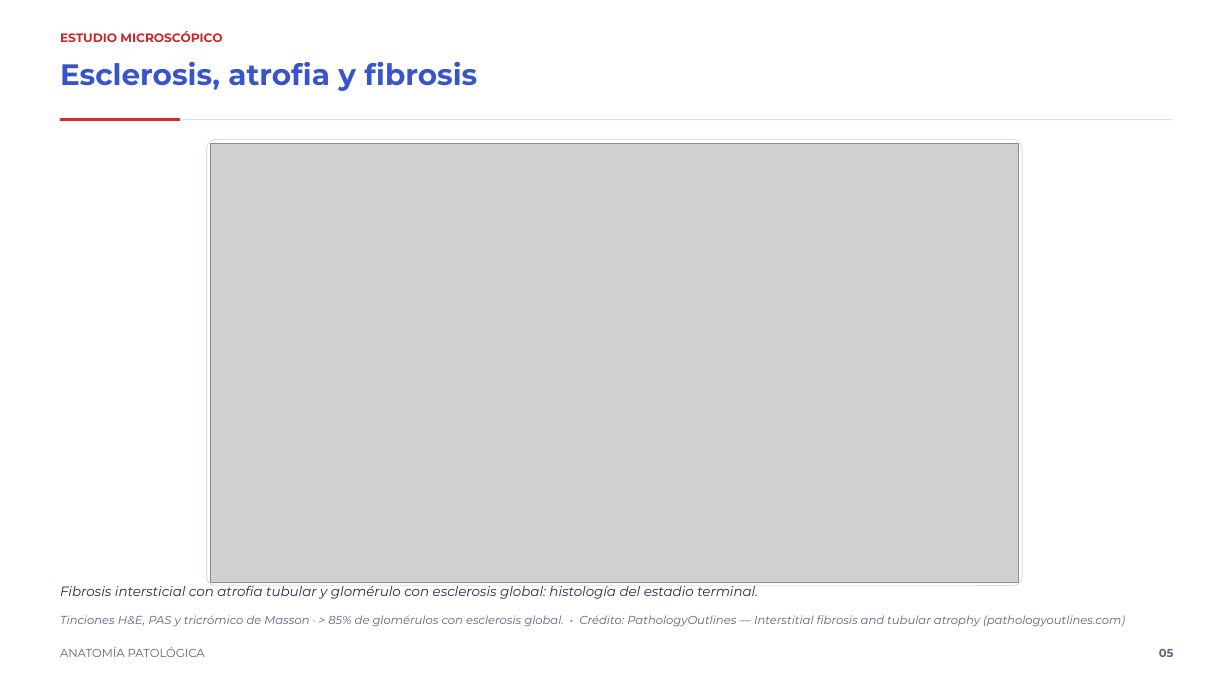
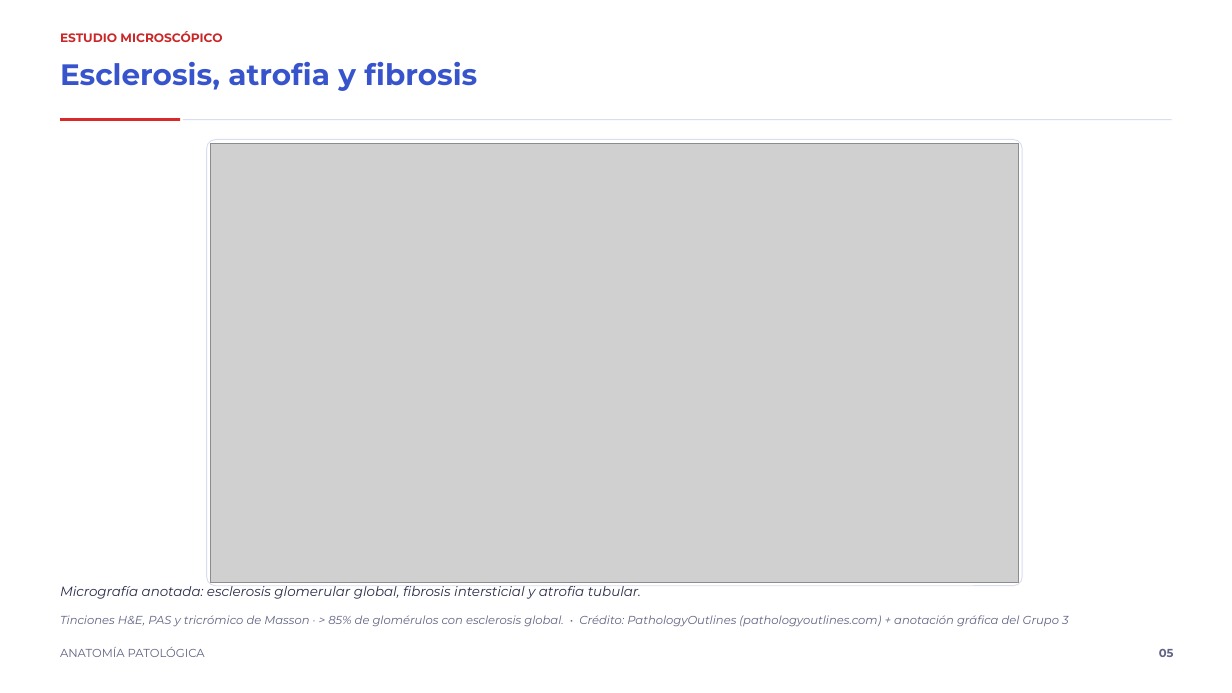
Before and after one commit to rpsin9096/slide-repo-v1, a slide deck: slide 5 of tema3-glomerulonefritis/tema3_glomerulonefritis_cronica.pptx. Drawn at 1232x693 pixels with LibreOffice and Linux fonts; fonts in the diff are those of the drawing; grey boxes stand for pictures. Boxes give left, top, right and bottom in pixels: in the first picture for what was removed or moved away, otherwise in the second. Text is boxed around its words. In the diff, an @@ line names an element or a change of style, - is before the commit and + after.

Commit message:
Annotate slide 5 micrograph with per-process overlay markers
Bake UCP-styled overlay graphics into the PathologyOutlines micrograph
(motor cannot place shapes over slides): red ellipse on the globally
sclerosed glomerulus, red arrows + white/blue chips labeling interstitial
fibrosis and tubular atrophy. Histology pixels unchanged; 90 um scale bar
kept visible. Original photo kept as imgs/micro_rinon_web.jpg.

```diff
--- a/tema3-glomerulonefritis/tema3_glomerulonefritis_cronica.pptx
+++ b/tema3-glomerulonefritis/tema3_glomerulonefritis_cronica.pptx
@@ text at [60,586,641,599]: text changed @@
-Fibrosis intersticial con atrofia tubular y glomérulo con esclerosis global: histología del estadio terminal.
+Micrografía anotada: esclerosis glomerular global, fibrosis intersticial y atrofia tubular.
@@ text at [60,615,1069,627]: text changed @@
-Tinciones H&E, PAS y tricrómico de Masson · > 85% de glomérulos con esclerosis global. • Crédito: PathologyOutlines — Interstitial fibrosis and tubular atrophy (pathologyoutlines.com)
+Tinciones H&E, PAS y tricrómico de Masson · > 85% de glomérulos con esclerosis global. • Crédito: PathologyOutlines (pathologyoutlines.com) + anotación gráfica del Grupo 3
```
Also in this commit, not shown: 3 other files.
